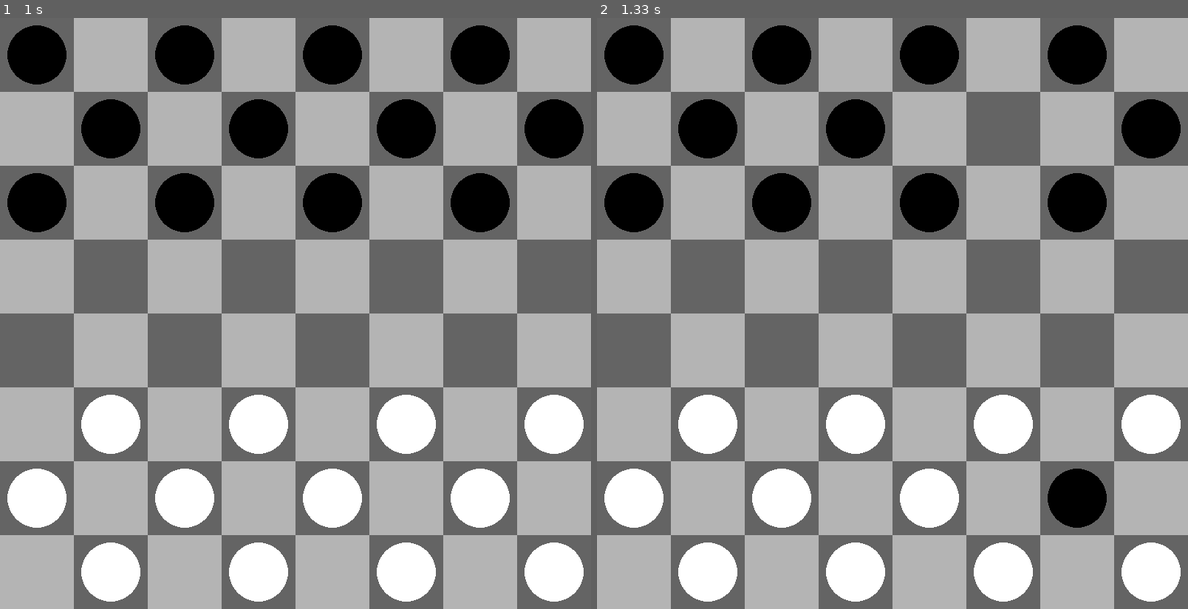
Above: before the commit, frames 1-2 (left to right).
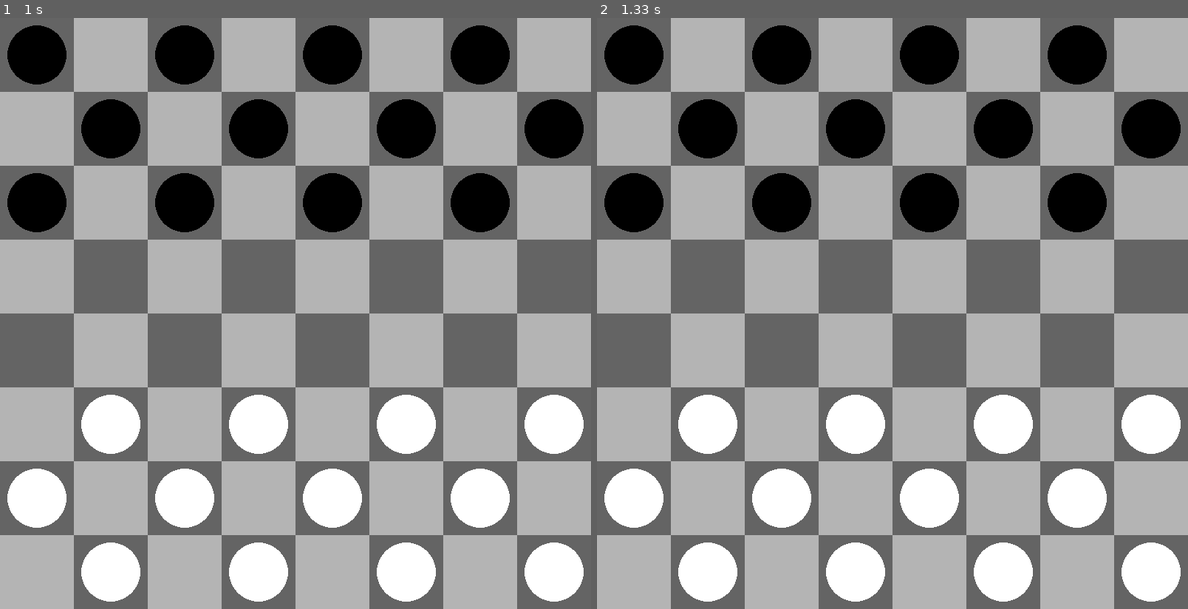
Above: after the commit, the same moments.

Repository: thatguy988/pygame_checkers
Game: pygame game, started from checkers.py
The game is run twice, just before and just after one commit, with the same random seed, the same clock (stepped at 60 frames per second) and the same inputs.
Inputs (mouse positions are in pixels of both pictures, inside the frame that each line leads up to):
- Up to frame 1 (1 s): press the mouse at (384, 106) at 0.87 s; move the mouse to (449, 313) at 0.97 s
- Up to frame 2 (1.33 s): release the mouse at (1111, 520) at 1.1 s

Frame 1 is identical in both runs. In frame 2, 1.6% of the frame differs, in the area x 63-87%, y 13-87%.

Commit message:
Update board.py

Diff:
--- a/components/board.py
+++ b/components/board.py
@@ -42,6 +42,15 @@
             piece.col = new_col
 
     def is_valid_move(self, current_row, current_col, new_row, new_col):
+        piece = self.grid[current_row][current_col]
+        color = piece.color
+        if color == WHITE:
+            # White pieces can move up one row and only to columns left or right from their position
+            if new_row == current_row - 1 and abs(new_col - current_col) == 1:
+                return True
+        elif color == BLACK:
+            # Black pieces can move down one row and only to columns left or right from their position
+            if new_row == current_row + 1 and abs(new_col - current_col) == 1:
+                return True
 
-        # Return True if the move is valid, otherwise return False
-        return True
+        return False
